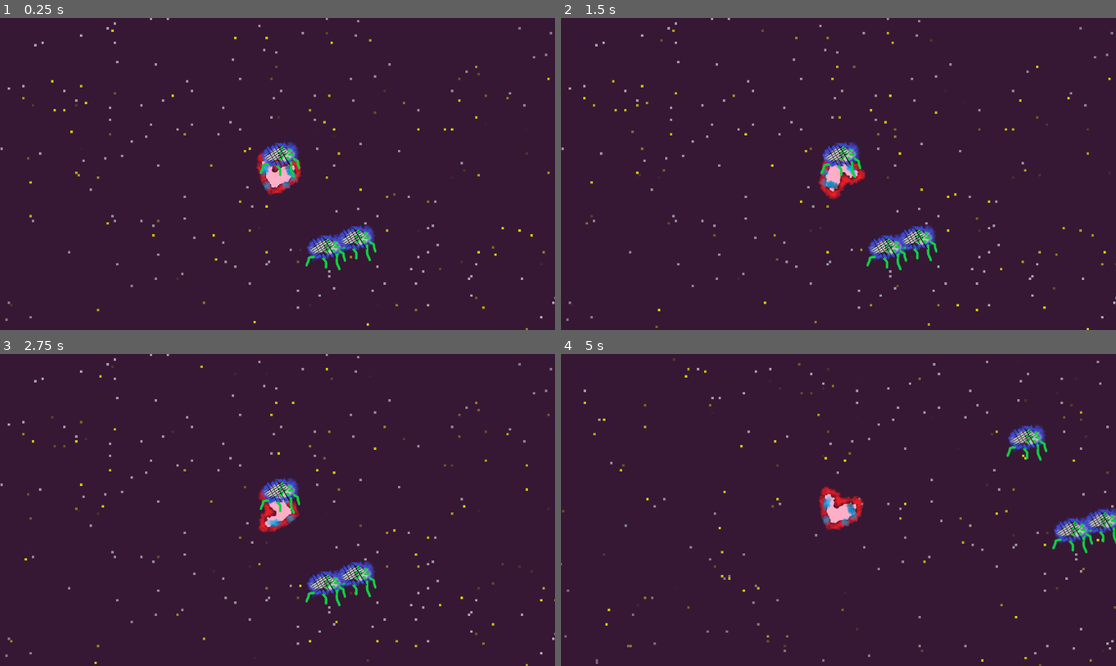
Above: before the commit, frames 1-4 (two rows, left to right).
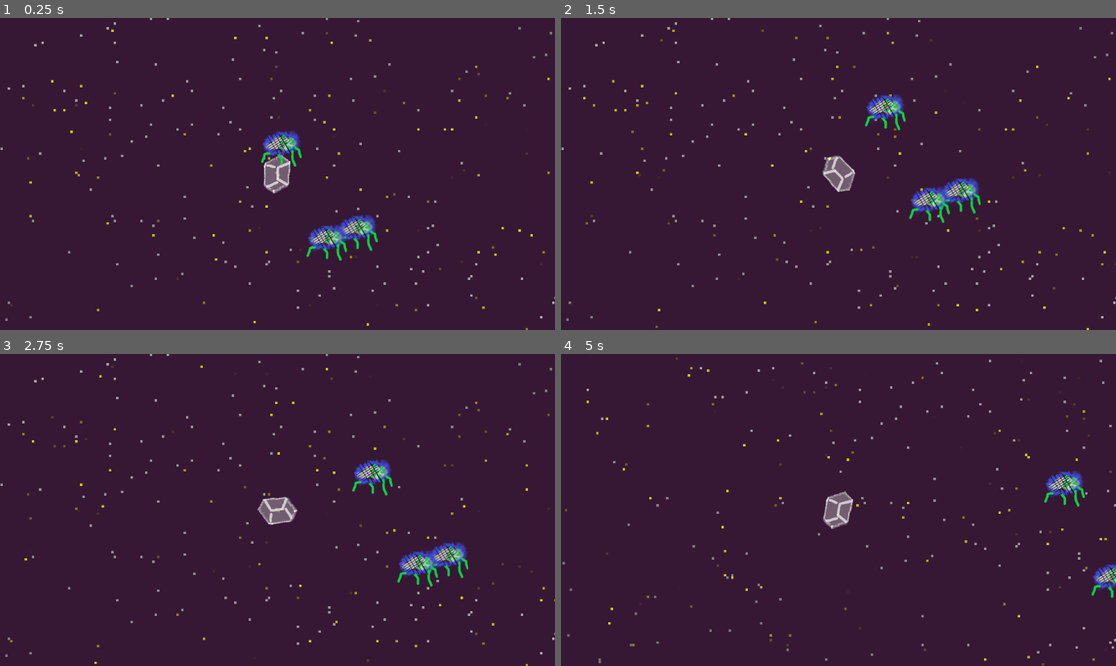
Above: after the commit, the same moments.

Repository: minicago/shika
Game: Godot game, scene res://tests/world test/world Test.tscn
Same seed, same stepped clock (60 frames per second), same inputs: the game is played once before the commit and once after it.
Inputs (mouse positions are in pixels of both pictures, inside the frame that each line leads up to):
- Up to frame 1 (0.25 s): no input
- Up to frame 2 (1.5 s): move the mouse to (960, 158) at 0.52 s; press the mouse at (960, 158) at 0.53 s; hold Right (right) 0.53-1.28 s; move the mouse to (727, 189) at 1.27 s; release the mouse at (727, 189) at 1.28 s; hold Down (down) from 1.28 s (still down); click (727, 189) at 1.35 s
- Up to frame 3 (2.75 s): move the mouse to (333, 441) at 2.02 s; release Down (down) at 2.03 s; press the mouse at (333, 441) at 2.03 s; hold Right (right) from 2.03 s (still down)
- Up to frame 4 (5 s): move the mouse to (810, 572) at 2.77 s; release Right (right) at 2.78 s; release the mouse at (810, 572) at 2.78 s; hold Up (up) 2.78-3.53 s; click (810, 572) at 2.85 s; move the mouse to (1005, 556) at 3.52 s; press the mouse at (1005, 556) at 3.53 s; hold Left (left) from 3.53 s (still down); move the mouse to (672, 463) at 4.27 s; release the mouse at (672, 463) at 4.28 s; click (672, 463) at 4.35 s

The runs differ from the first frame. In frame 1, 2.6% of the frame differs, in the area x 46-69%, y 36-81%; in frame 2, 3.5%; in frame 3, 3.4%; in frame 4, 4.5%, in the area x 0-100%, y 1-100%.

Commit message:
add monster and home function

Diff:
--- a/project.godot
+++ b/project.godot
@@ -17,7 +17,10 @@
 
 [autoload]
 
-rider_function="res://scripts/function/objs/rider.gd"
+rider_function="res://scripts/function/objs/home.gd"
+home_function="res://scripts/function/objs/rider.gd"
+obj_function="res://scripts/function/objs/obj.gd"
+monster_function="res://scripts/function/objs/monster.gd"
 
 [importer_defaults]
 
--- /dev/null
+++ b/scripts/function/objs/home.gd
@@ -0,0 +1,14 @@
+extends Obj_function
+class_name Home_function
+
+func bump_info_init():
+	bump_info_append("collider", lowlevel)
+	bump_info_append("type","home")
+
+static func _static_init():
+	Register_table.obj_type["home"] = Home_function
+	print("home function static init done")
+
+static func UI_instance() -> Obj_UI:
+	var tscn=load("res://tscns/objs/home.tscn")
+	return tscn.instantiate()
--- /dev/null
+++ b/scripts/function/objs/monster.gd
@@ -0,0 +1,26 @@
+extends Obj_function
+class_name Monster_function
+
+static func follow_AI(_self:Monster_function ,delta):
+	_self.toward = _self.toward.rotated(delta)
+	pass
+
+func AI_init():
+	AI_append("follow")
+	speed = Vector2(100.0,0)
+
+
+func bump_info_init():
+	bump_info_append("collider", lowlevel)
+	bump_info_append("type","monster")
+	bump_info_append("once",false)
+
+static func _static_init():
+	Register_table.obj_type["monster"] = Monster_function
+	Register_table.AI["follow"] = Callable(Monster_function, "follow_AI")
+
+	print("monster function static init done")
+
+static func UI_instance() -> Obj_UI:
+	var tscn=load("res://tscns/objs/monster/1.tscn")
+	return tscn.instantiate()
--- a/scripts/function/objs/obj.gd
+++ b/scripts/function/objs/obj.gd
@@ -3,6 +3,7 @@
 
 var lowlevel : Obj
 
+var spinable = false
 var toward : Vector2 = Vector2(0,-1.0)
 var position : Vector2
 var bump_info : Dictionary
@@ -16,7 +17,10 @@
 	return speed
 
 func get_toward():
-	return toward
+	if spinable :
+		return toward
+	else :
+		return Vector2(0,-1.0)
 
 func get_obj_position():
 	return position
@@ -34,6 +38,7 @@
 func function_process(delta):
 	for function in AI_dic:
 		AI_dic[function].call(self, delta)
+	set_obj_position(position + toward * speed.x * delta + toward.rotated(- PI / 2) * speed.y * delta)
 	pass
 
 func bump_handler(info : Dictionary):
@@ -101,3 +106,7 @@
 
 func bump_info_init():
 	bump_info_append("collider", lowlevel)
+
+static func UI_instance() -> Obj_UI:
+	var tscn=load("res://tscns/objs/default.tscn")
+	return tscn.instantiate()
--- a/scripts/function/objs/rider.gd
+++ b/scripts/function/objs/rider.gd
@@ -12,8 +12,6 @@
 
 static func rider_AI(_self:Rider_function ,delta):
 	_self.speed *= exp(-_self.resist*delta)
-	_self.set_obj_position( _self.position + _self.toward * _self.speed.x * delta
-	+ _self.toward.rotated(- PI / 2) * _self.speed.y * delta)
 
 	if Input.is_action_pressed("up") :
 		_self.speed.x += _self.power * delta
@@ -49,6 +47,7 @@
 func bump_handler_init():
 	bump_handler_append("once")
 	bump_handler_append("home")
+	bump_handler_append("monster")
 
 
 func bump_info_init():
@@ -56,6 +55,7 @@
 	bump_info_append("type","rider")
 
 func AI_data_init():
+	spinable = true
 	resist = 0.9
 	lineResist = 50.0
 	rtimes = 10.0
@@ -73,8 +73,20 @@
 	if info.get("type", "") == "home":
 		print("back home")
 
+static func bump_handler_monster(collidee :Rider_function, info : Dictionary):
+	if info.get("type", "") == "monster":
+		print("hurt")
+
 static func _static_init():
 	Register_table.handlers["home"] = Callable(Rider_function,"bump_handler_home")
+	Register_table.handlers["monster"] = Callable(Rider_function,"bump_handler_monster")
+
 	Register_table.AI["rider"] = Callable(Rider_function,"rider_AI")
+
 	Register_table.obj_type["rider"] = Rider_function
+
 	print("rider function static init done")
+
+static func UI_instance() -> Obj_UI:
+	var tscn=load("res://tscns/objs/rider/glassy.tscn")
+	return tscn.instantiate()
--- a/scripts/function/world.gd
+++ b/scripts/function/world.gd
@@ -18,19 +18,17 @@
 
 func instance_rider():
 	rider = Obj.new()
-	rider.obj_init("rider","res://tscns/objs/rider/pain.tscn",get_rider_UI(),lowlevel.UI)
+	rider.obj_init("rider",get_rider_UI(),lowlevel.UI)
 
 func instance_home():
 	home = Obj.new()
-	home.obj_init("obj","res://tscns/objs/home.tscn",get_home_UI(),lowlevel.UI)
+	home.obj_init("home",get_home_UI(),lowlevel.UI)
 	home.set_obj_position(Vector2(500,500))
-	home.bump_info_append("type","home")
 
 func instance_monster():
 	var monster = Obj.new()
-	monster.obj_init("obj","res://tscns/objs/monster/1.tscn",null,lowlevel.UI)
+	monster.obj_init("monster",null,lowlevel.UI)
 	monster.set_obj_position(Vector2(randi_range(-200,200),randi_range(-200,200)))
-	monster.bump_info_append("type","monster")
 	monsters.append(monster)
 
 func get_objs() -> Array[Obj]:
--- a/scripts/lowlevel/obj.gd
+++ b/scripts/lowlevel/obj.gd
@@ -31,13 +31,13 @@
 func function_process(delta):
 	return function.function_process(delta)
 
-func obj_init(func_type : String ,path : String ,binder : Obj_UI = null , father = null):
+func obj_init(func_type : String ,binder : Obj_UI = null , father = null):
+	function = Register_table.obj_type[func_type].new()
 	if binder == null :
-		UI = load(path).instantiate()
+		UI = Register_table.obj_type[func_type].UI_instance()
 		if father != null : father.add_child(UI)
 	else :
 		UI = binder
-	function = Register_table.obj_type[func_type].new()
 	UI.lowlevel = self
 	function.lowlevel = self
 	function.all_init()
--- /dev/null
+++ b/tscns/objs/default.tscn
@@ -0,0 +1,26 @@
+[gd_scene load_steps=3 format=3 uid="uid://datm2mq1aj1lt"]
+
+[ext_resource type="Script" path="res://scripts/UI/obj.gd" id="1_0gy24"]
+[ext_resource type="Texture2D" uid="uid://bjgm5m1mmmuw1" path="res://images/common/void.png" id="2_vfmbl"]
+
+[node name="Home" type="Node2D"]
+script = ExtResource("1_0gy24")
+
+[node name="Image" type="TextureRect" parent="."]
+anchors_preset = 8
+anchor_left = 0.5
+anchor_top = 0.5
+anchor_right = 0.5
+anchor_bottom = 0.5
+offset_left = -20.0
+offset_top = -20.0
+offset_right = 20.0
+offset_bottom = 20.0
+grow_horizontal = 2
+grow_vertical = 2
+texture = ExtResource("2_vfmbl")
+
+[node name="Polygon2D" type="Polygon2D" parent="."]
+self_modulate = Color(1, 1, 1, 0)
+position = Vector2(6.66667, 8)
+polygon = PackedVector2Array(-54.6667, -56, 41.3333, -56, 41.3333, 40, -54.6667, 40)
Not shown, added: tests/world test/wor8896.tmp
